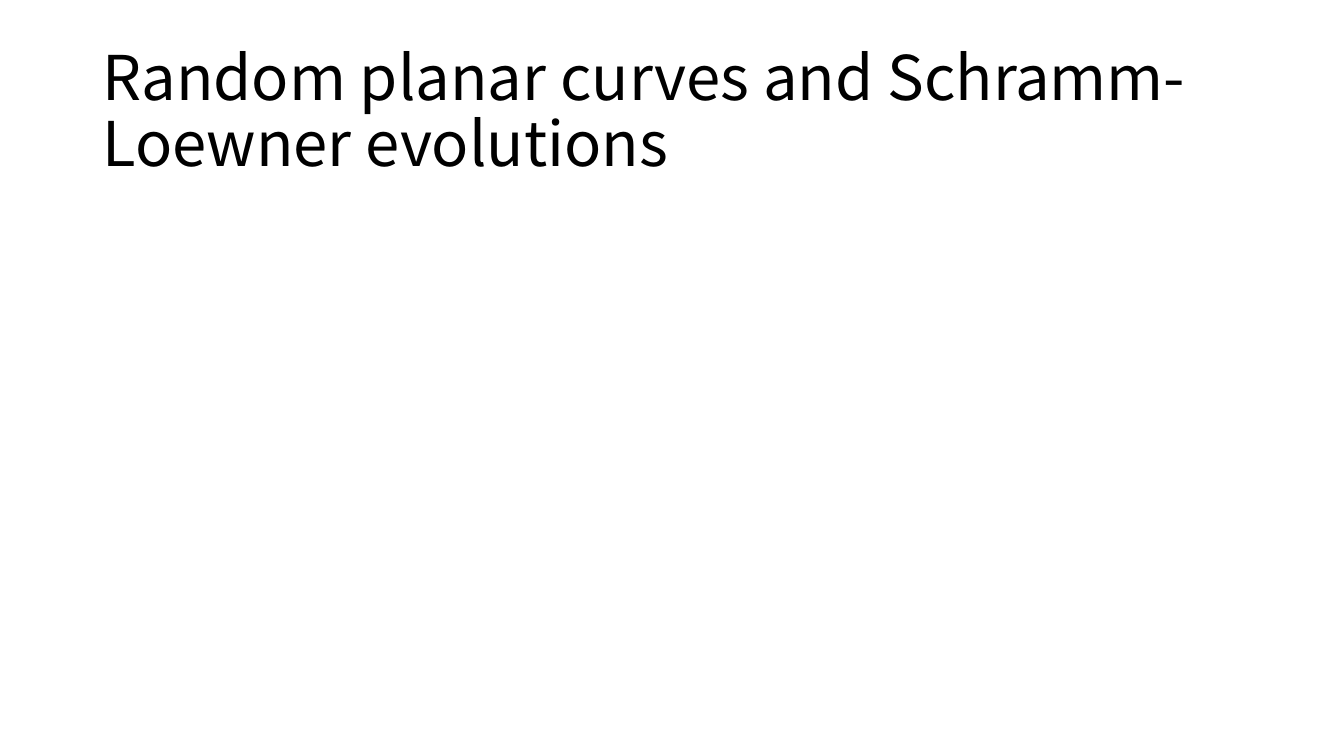
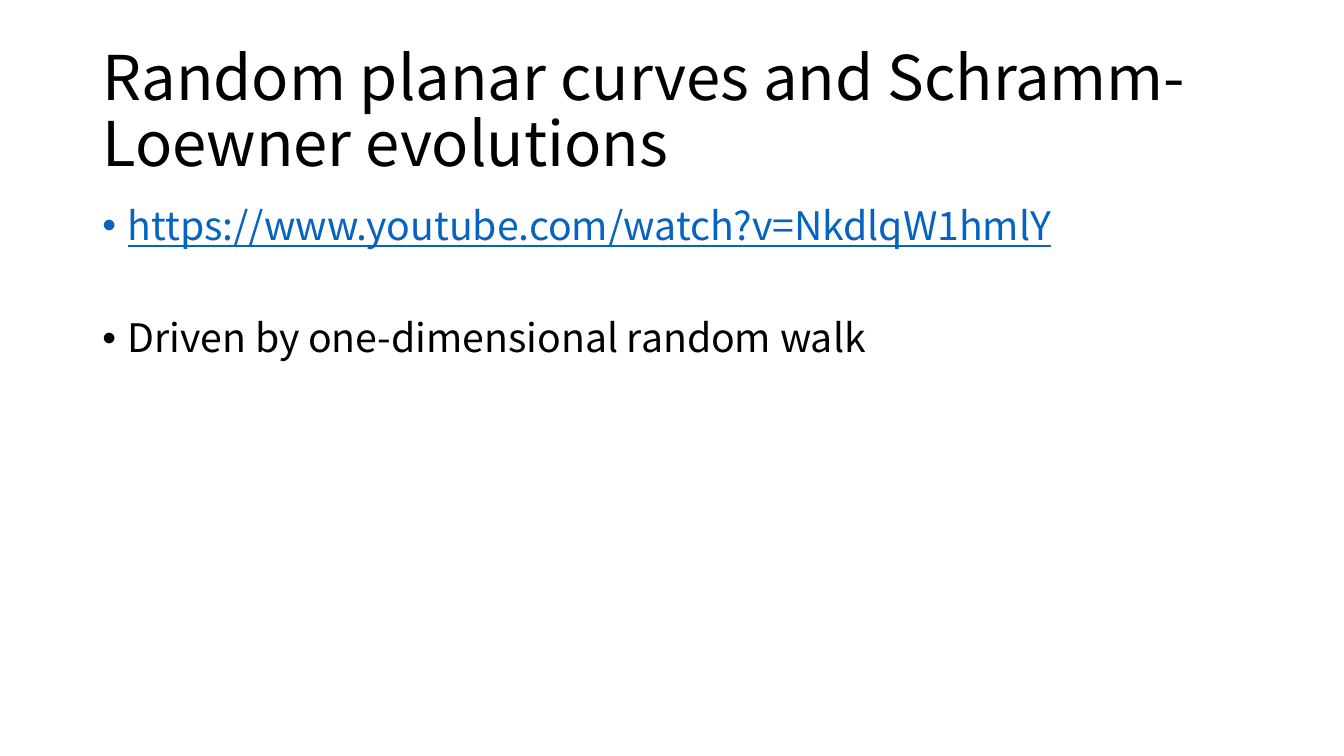
Before and after one commit to ryamada22/atom, a slide deck: slide 16 of Lectures2019/MutationOfTriangularMesh.pptx (slide 10 before the commit). Drawn at 1344x756 pixels with LibreOffice and Linux fonts; fonts in the diff are those of the drawing. Boxes give left, top, right and bottom in pixels: in the first picture for what was removed or moved away, otherwise in the second. Text is boxed around its words. In the diff, an @@ line names an element or a change of style, - is before the commit and + after.

```diff
--- a/Lectures2019/MutationOfTriangularMesh.pptx
+++ b/Lectures2019/MutationOfTriangularMesh.pptx
@@ text added at (x1=128, y1=208, x2=1051, y2=361), 28 pt, text #0563C1, underline @@
+• https://www.youtube.com/watch?v=NkdlqW1hmlY
+• Driven by one-dimensional random walk
```
Also in this commit, not shown: 8 other slides changed, 20 slides added, 9 slides removed.
